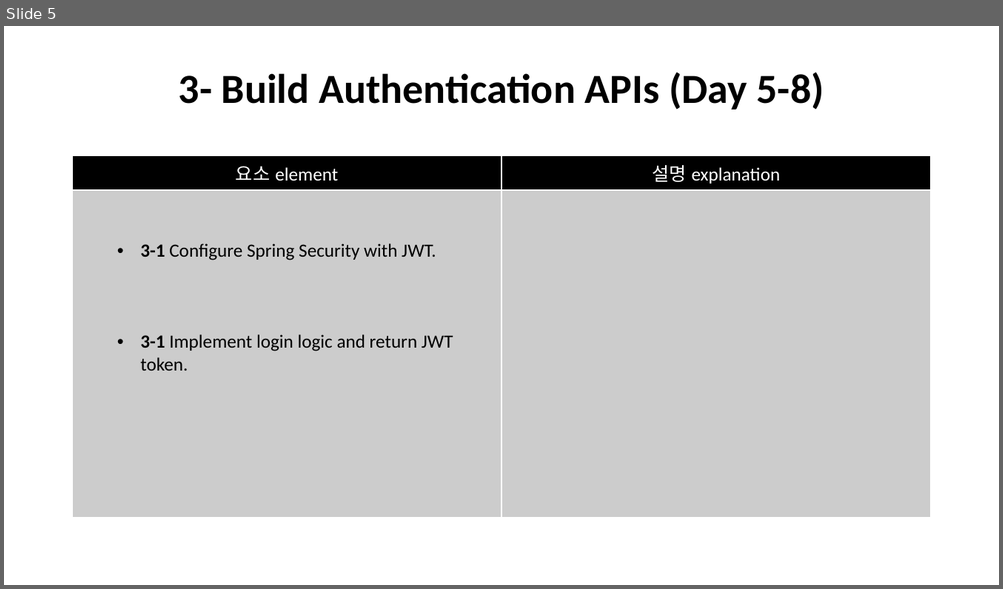
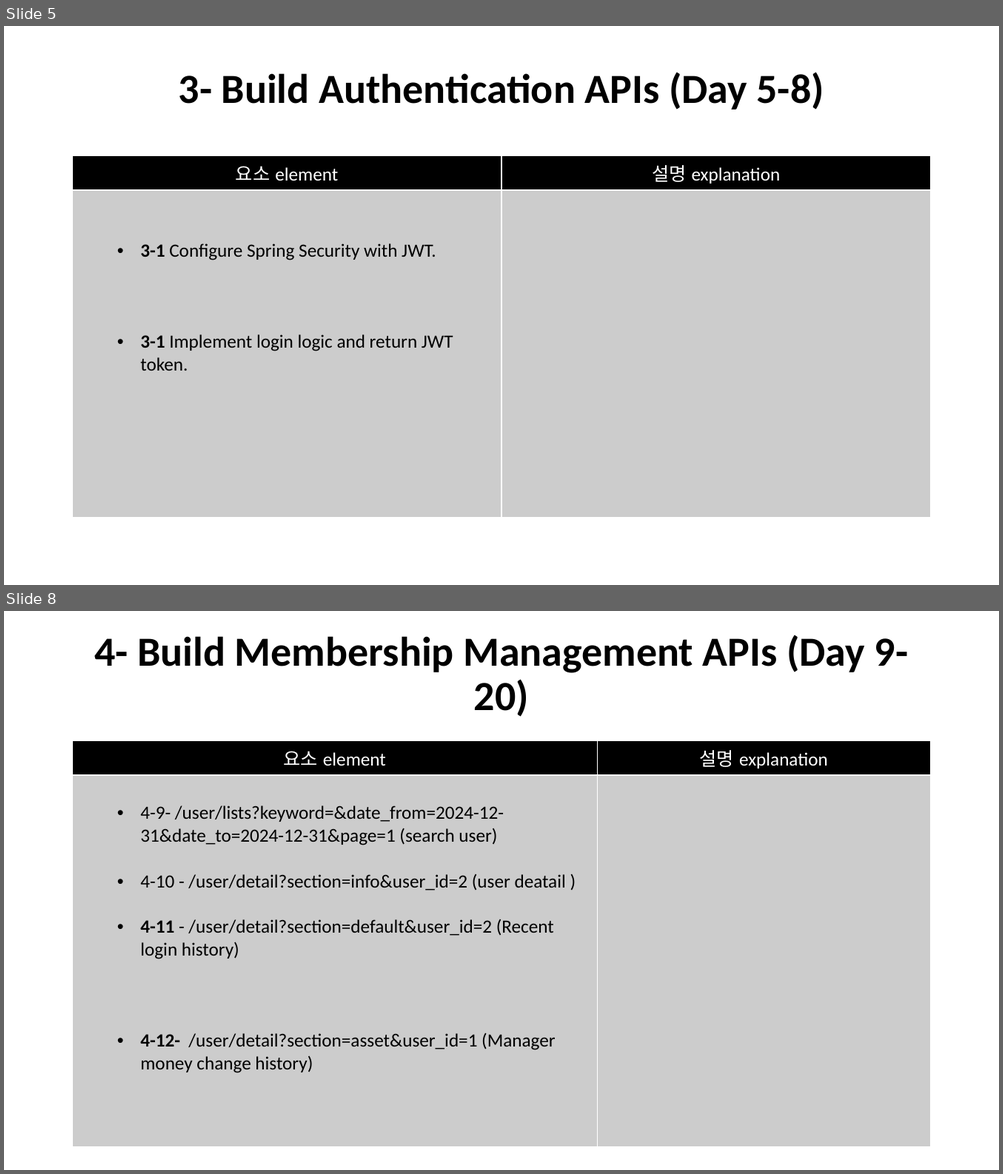
Before and after one commit to javaman37/garnet, a slide deck: src/main/resources/AdminPagePlanning.pptx. Shown one above the other, each under a label of ours: slide 5 before the commit, slides 5 and 8 after it; the slides between them are not shown. The pictures are 1003x589 and 1003x1174 pixels, drawn with LibreOffice and Linux fonts; fonts in the diff are those of the drawing. Boxes give left, top, right and bottom in pixels: in the first picture for what was removed or moved away, otherwise in the second. Text is boxed around its words. In the diff, an @@ line names an element or a change of style, - is before the commit and + after.

Commit message:
-add more user APIs(4-11->4-21),update plan

```diff
--- a/src/main/resources/AdminPagePlanning.pptx
+++ b/src/main/resources/AdminPagePlanning.pptx
@@ slide 8 added at (x1=4, y1=611, x2=999, y2=1170), background #FFFFFF @@
@@ title added at (x1=94, y1=635, x2=908, y2=717), 40 pt, text #000000, bold @@
+4- Build Membership Management APIs (Day 9-20)
@@ table added at (x1=73, y1=741, x2=930, y2=1136), 2 rows, 2 columns @@
+요소 element | 설명 explanation
+4-9- /user/lists?keyword=&date_from=2024-12-31&date_to=2024-12-31&page=1 (search user) / 4-10 - /user/detail?section=info&user_id=2 (user deatail ) / 4-11 - /user/detail?section=default&user_id=2 (Recent login history) / 4-12- /user/detail?section=asset&user_id=1 (Manager money change history) | 
```
Also in this commit, not shown: 23 slides changed, 2 other slides added, 1 other file.
